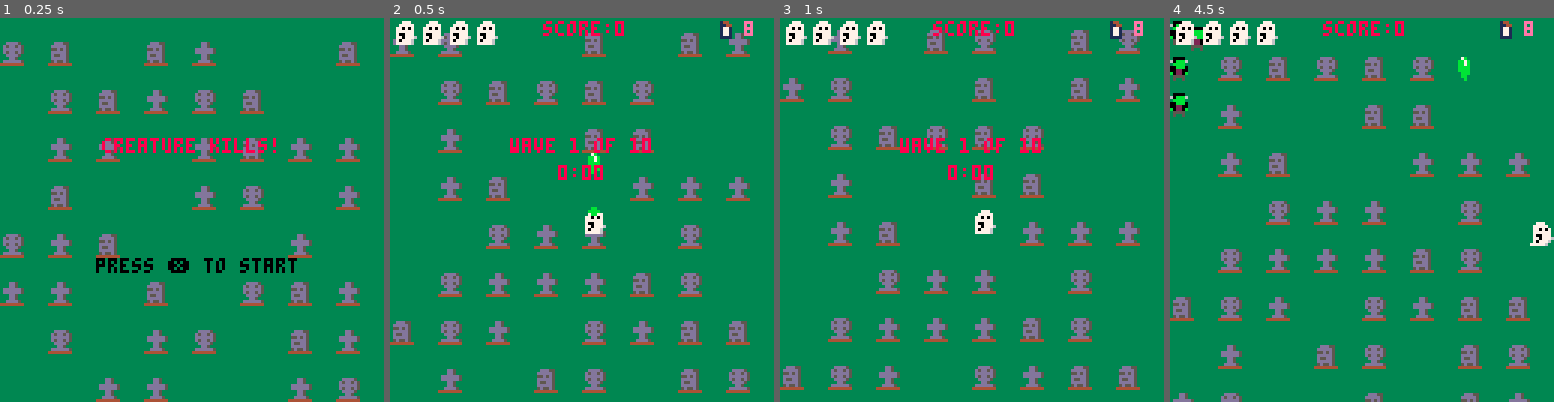
Above: before the commit, frames 1-4 (left to right).
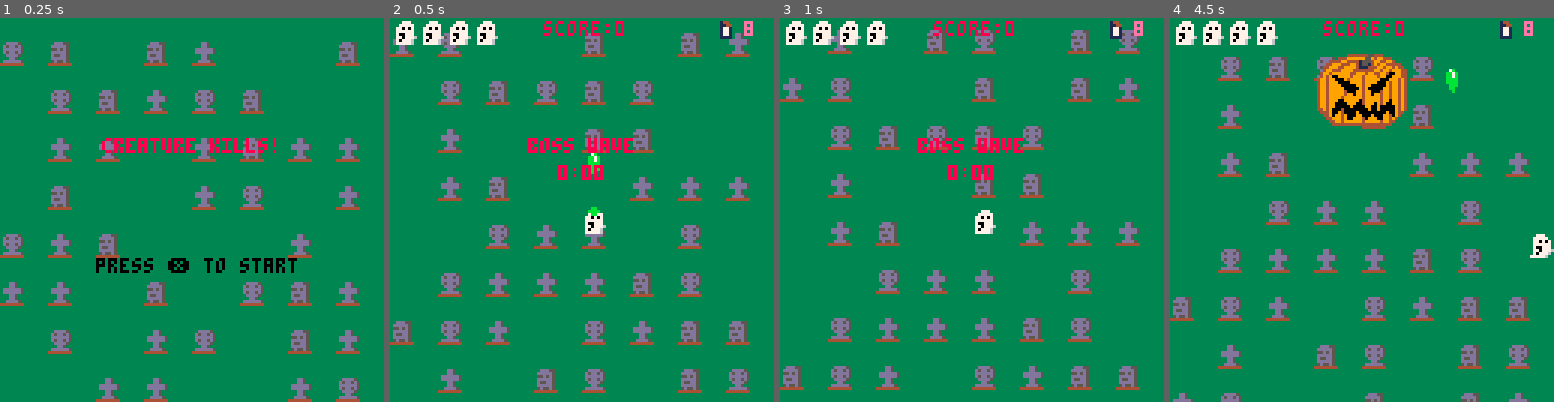
Above: after the commit, the same moments.

Repository: st0k3r/specter_deflector
Game: PICO-8 cartridge specter_deflector.p8
The game is run twice, just before and just after one commit, with the same random seed, the same clock (stepped at 60 frames per second) and the same inputs.
Inputs:
- Up to frame 1 (0.25 s): no input
- Up to frame 2 (0.5 s): tap X (X key) at 0.33 s
- Up to frame 3 (1 s): tap O (Z key) at 0.7 s
- Up to frame 4 (4.5 s): tap X (X key) at 1.07, 1.85, 2.97, 4.08 s; hold Right 1.6-2.1 s; tap O (Z key) every 0.4 s from 1.7 to 4.1 s; hold Up 2.15-2.42 s; hold Right 2.47-3.03 s; hold Left 3.08-3.58 s; hold Down 3.63-3.97 s; hold Right from 4.02 s (still down)

Frame 1 is identical in both runs. In frame 2, 0.7% of the frame differs, in the area x 31-68%, y 31-36%; in frame 3, 0.7%; in frame 4, 5.2%, in the area x 0-100%, y 0-63%.

Commit message:
Boss death animaton adjustments

Diff:
--- a/main.lua
+++ b/main.lua
@@ -854,7 +854,7 @@
 
 	music(-1)
 	music(6)
-	wave=0
+	wave=10
 	lastwave=11
 	timer_frames=0
 	timer_seconds=0
@@ -1990,14 +1990,14 @@
 		shake=2
 	end
 
-	if creature.phbegin+2*30<t then
-		if t%5==0 then
+	if creature.phbegin+3*30<t then
+		if t%4==2 then
 		spawn_explosion(creature.x+rnd(32), creature.y+rnd(32), false)
 		sfx(2)
 		end
 	end
 
-	 if creature.phbegin+4*30<t then
+	 if creature.phbegin+6*30<t then
 		spawn_boss_explosion(creature.x+16, creature.y+12)
 		shake=15
 		creatures={}
